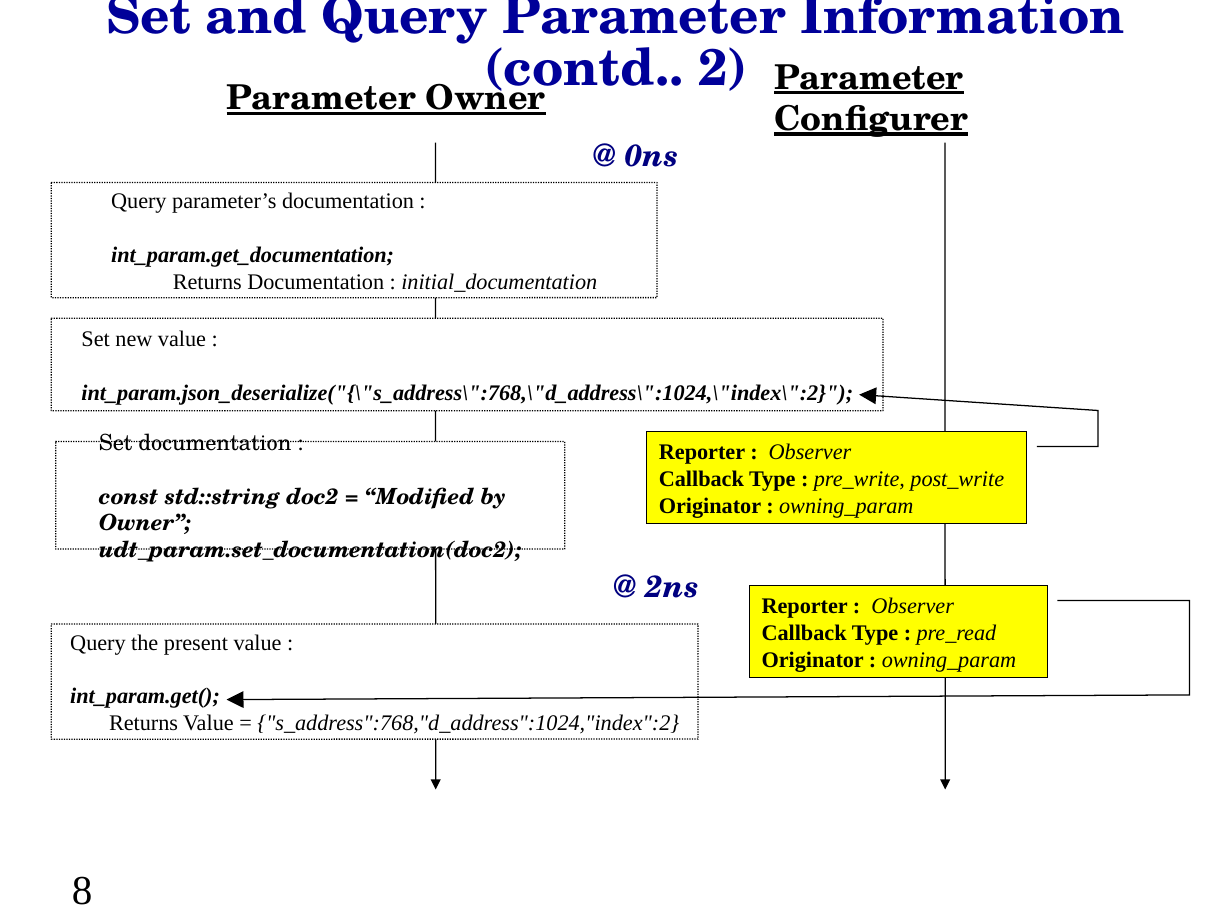
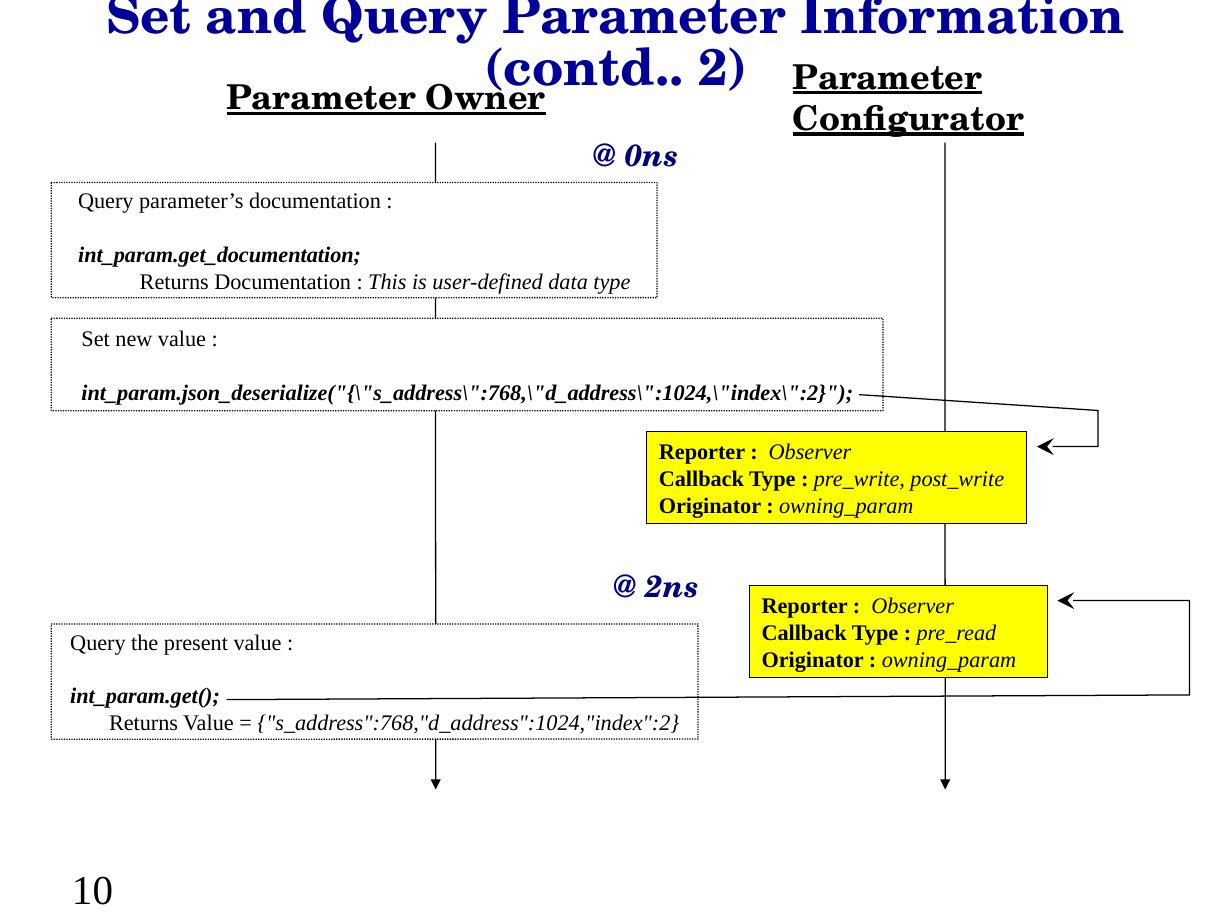
Before and after one commit to accellera-official/cci, a slide deck: slide 10 of examples/ex16_User_Defined_Data_Type/docs/ex16_User_Defined_Data_Type.ppt (slide 8 before the commit). Drawn at 1232x924 pixels with LibreOffice and Linux fonts; fonts in the diff are those of the drawing; background and template pictures are left out. Boxes give left, top, right and bottom in pixels: in the first picture for what was removed or moved away, otherwise in the second. Text is boxed around its words. In the diff, an @@ line names an element or a change of style, - is before the commit and + after.

```diff
--- a/examples/ex16_User_Defined_Data_Type/docs/ex16_User_Defined_Data_Type.ppt
+++ b/examples/ex16_User_Defined_Data_Type/docs/ex16_User_Defined_Data_Type.ppt
@@ text at (793,64,1024,137): text changed @@
-Parameter Configurer
+Parameter Configurator
@@ text in rounded rectangle at (140,273,630,294): text changed; italic on @@
-Returns Documentation : initial_documentation
+Returns Documentation : This is user-defined data type
@@ rounded rectangle removed at (55,441,564,548) @@
-Set documentation :
-const std::string doc2 = “Modified by Owner”;
-udt_param.set_documentation(doc2);
@@ page number at (72,876,113,905): text changed @@
-8
+10
```
Also in this commit, not shown: 9 other slides changed, 4 slides added, 1 slide removed, 35 other files.
